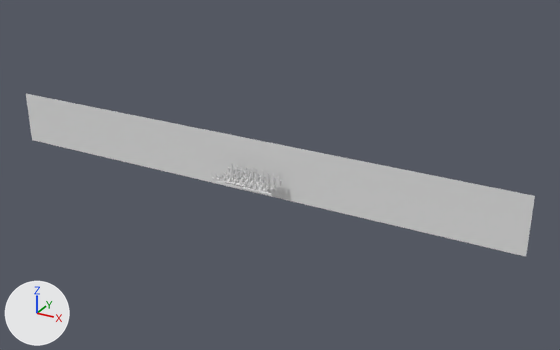
An edit to the Blender file cubeshooter.blend, drawn before and after from the same camera.
One viewpoint serves both versions: a 50 mm camera at (708.0, -1086.0, 583.0) aimed at (66.0, 80.0, 0.0). The lights are fixed; the arrows at lower left show +X, +Y and +Z.
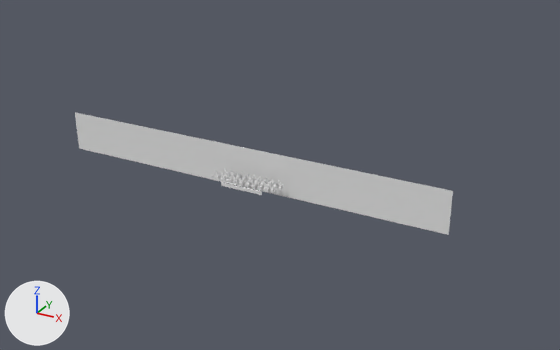
Where the newer file only moved an object's origin or applied its transform, the numbers keep the older frame.

Edits to the bpy script that builds the scene:
```text
Change me_plane:
    where me_plane.from_pydata(...)  # 4 vertices, 1 face; spans x -111.0..111.0, y -11.0..11.0, z 0.0
    used by ob_plane; location = (-17.0, 70.0, 11.0); rotation_euler = (1.571, 0.0, 0.0), in degrees (90, 0, 0); scale = (4.92, 4.92, 4.92)
    me_plane part 1
    me_plane.vertices[0].co: (-111.0, -11.0, 0.0) -> (-81.0, -9.0, 1.0)  # pixel (32, 140) -> pixel (78, 148)
    me_plane.vertices[1].co: (111.0, -11.0, 0.0) -> (84.0, -9.0, 1.0)  # pixel (526, 256) -> pixel (448, 234)
    me_plane.vertices[2].co: (-111.0, 11.0, 0.0) -> (-81.0, 7.0, 1.0)  # pixel (25, 93) -> pixel (74, 112)
    me_plane.vertices[3].co: (111.0, 11.0, 0.0) -> (84.0, 7.0, 1.0)  # pixel (534, 195) -> pixel (452, 190)
Change ob_cube_001:
    ob_cube_001.location: (0.0, 1.0, 0.0) -> (-6.0, 13.0, -3.0)
```

Changed parts and their boxes [x1, y1, x2, y2] in the pictures (560 x 350 px):
'Plane', reshaped (26% narrower, 24% shorter): before [26, 94, 535, 257]; after [75, 112, 453, 235]
'Cube.001', moved: before [212, 164, 282, 192]; after [210, 168, 284, 192]
